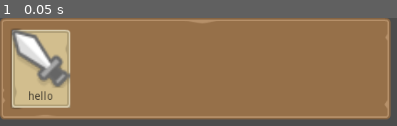
Above: before the commit, frame 1.
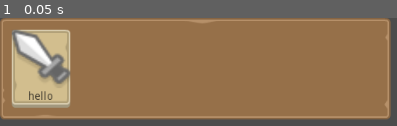
Above: after the commit, the same moment.

Repository: DevinPentecost/ludumdare41
Game: Godot game, scene res://SCENES/Overlay/PanelOverlay.tscn
Two runs of this game, one before a commit and one after it. Both use one fixed random seed, a clock stepped at 60 frames per second and the inputs below. This scene is started directly instead of the project's main scene.
Inputs:
- Up to frame 1 (0.05 s): no input

The runs differ from the first frame. In frame 1, 2.2% of the frame differs, in the area x 2-18%, y 10-85%.

Commit message:
panel basics + drag /drop
mouse down / hover image change does not work

Diff:
--- a/SCENES/Overlay/PanelOverlay.tscn
+++ b/SCENES/Overlay/PanelOverlay.tscn
@@ -11,7 +11,7 @@
 margin = Rect2( 0, 0, 0, 0 )
 filter_clip = false
 
-[node name="UiOverlay" type="Node" index="0"]
+[node name="UiOverlay" type="Node"]
 
 [node name="Container" type="Container" parent="." index="0"]
 
@@ -73,5 +73,3 @@
 _sections_unfolded = [ "Margin", "Rect", "Size Flags" ]
 
 [node name="TowerButton" parent="Container/NinePatchRect/HBoxContainer" index="0" instance=ExtResource( 2 )]
-
-margin_right = 12.0
--- a/SCENES/Overlay/TowerButton.gd
+++ b/SCENES/Overlay/TowerButton.gd
@@ -1,17 +1,44 @@
-extends Button
+extends BaseButton
 
 # class member variables go here, for example:
 # var a = 2
 # var b = "textvar"
 
-export(Texture) var towerIcon = null
+export(StreamTexture) var towerIcon = null
 export(String) var towerText = "hello"
 
+export(StreamTexture) var bgUp = null
+export(StreamTexture) var bgDown = null
+
 func _ready():
+	self.icon = self.towerIcon
 	self.get_node("./NinePatchRect/VBoxContainer/TowerIcon").texture = self.towerIcon
 	self.get_node("./NinePatchRect/VBoxContainer/TowerLabel").text = self.towerText
+	self.get_node("./NinePatchRect").texture = bgUp
 
-#func _process(delta):
-#	# Called every frame. Delta is time since last frame.
-#	# Update game logic here.
-#	pass
+
+func get_drag_data(pos):
+	var drag = TextureRect.new()
+	drag.texture = self.towerIcon
+	set_drag_preview(drag)
+	return self.towerText
+
+func button_down ( ):
+	print("down")
+	self.get_node("./NinePatchRect").texture = bgDown
+
+func button_up ( ):
+	print("up")
+	self.get_node("./NinePatchRect").texture = bgUp
+
+func mouse_exited ( ):
+	print("exit")
+	self.get_node("./NinePatchRect").texture = bgUp
+
+
+func can_drop_data(pos, data):
+	return false
+
+func drop_data(pos, data):
+	print("dropping tower data")
+	towerText=data
--- a/SCENES/Overlay/TowerButton.tscn
+++ b/SCENES/Overlay/TowerButton.tscn
@@ -3,6 +3,15 @@
 [ext_resource path="res://SCENES/Overlay/TowerButton.gd" type="Script" id=1]
 [ext_resource path="res://UISPRITES/cursorSword_silver.png" type="Texture" id=2]
 [ext_resource path="res://UISPRITES/buttonSquare_beige.png" type="Texture" id=3]
+[ext_resource path="res://UISPRITES/buttonSquare_beige_pressed.png" type="Texture" id=4]
+
+[sub_resource type="AtlasTexture" id=3]
+
+flags = 4
+atlas = ExtResource( 3 )
+region = Rect2( 0, 0, 45, 45 )
+margin = Rect2( 0, 0, 0, 0 )
+filter_clip = false
 
 [sub_resource type="AtlasTexture" id=4]
 
@@ -12,23 +21,7 @@
 margin = Rect2( 0, 0, 0, 0 )
 filter_clip = false
 
-[sub_resource type="AtlasTexture" id=5]
-
-flags = 4
-atlas = ExtResource( 3 )
-region = Rect2( 0, 0, 45, 45 )
-margin = Rect2( 0, 0, 0, 0 )
-filter_clip = false
-
-[sub_resource type="AtlasTexture" id=3]
-
-flags = 4
-atlas = ExtResource( 2 )
-region = Rect2( 0, 0, 35, 35 )
-margin = Rect2( 0, 0, 0, 0 )
-filter_clip = false
-
-[node name="TowerButton" type="Button"]
+[node name="TowerButton" type="Button" index="0"]
 
 anchor_left = 0.0
 anchor_top = 0.0
@@ -36,6 +29,7 @@
 anchor_bottom = 0.0
 margin_right = 75.0
 margin_bottom = 100.0
+rect_min_size = Vector2( 75, 100 )
 rect_pivot_offset = Vector2( 0, 0 )
 rect_clip_content = false
 focus_mode = 2
@@ -47,12 +41,14 @@
 enabled_focus_mode = 2
 shortcut = null
 group = null
-flat = false
+flat = true
 align = 1
 script = ExtResource( 1 )
-_sections_unfolded = [ "Rect" ]
-towerIcon = SubResource( 4 )
+_sections_unfolded = [ "Mouse", "Rect", "custom_styles" ]
+towerIcon = ExtResource( 2 )
 towerText = "hello"
+bgUp = ExtResource( 3 )
+bgDown = ExtResource( 4 )
 
 [node name="NinePatchRect" type="NinePatchRect" parent="." index="0"]
 
@@ -62,13 +58,14 @@
 anchor_bottom = 0.0
 margin_right = 75.0
 margin_bottom = 100.0
+rect_min_size = Vector2( 75, 100 )
 rect_pivot_offset = Vector2( 0, 0 )
 rect_clip_content = false
 mouse_filter = 2
 mouse_default_cursor_shape = 0
 size_flags_horizontal = 1
 size_flags_vertical = 1
-texture = SubResource( 5 )
+texture = SubResource( 3 )
 patch_margin_left = 8
 patch_margin_top = 8
 patch_margin_right = 8
@@ -83,6 +80,7 @@
 anchor_bottom = 0.0
 margin_right = 75.0
 margin_bottom = 100.0
+rect_min_size = Vector2( 75, 100 )
 rect_pivot_offset = Vector2( 0, 0 )
 rect_clip_content = false
 mouse_filter = 1
@@ -107,7 +105,7 @@
 mouse_default_cursor_shape = 0
 size_flags_horizontal = 1
 size_flags_vertical = 1
-texture = SubResource( 3 )
+texture = SubResource( 4 )
 expand = true
 stretch_mode = 0
 _sections_unfolded = [ "Margin", "Rect", "Size Flags", "Visibility" ]
